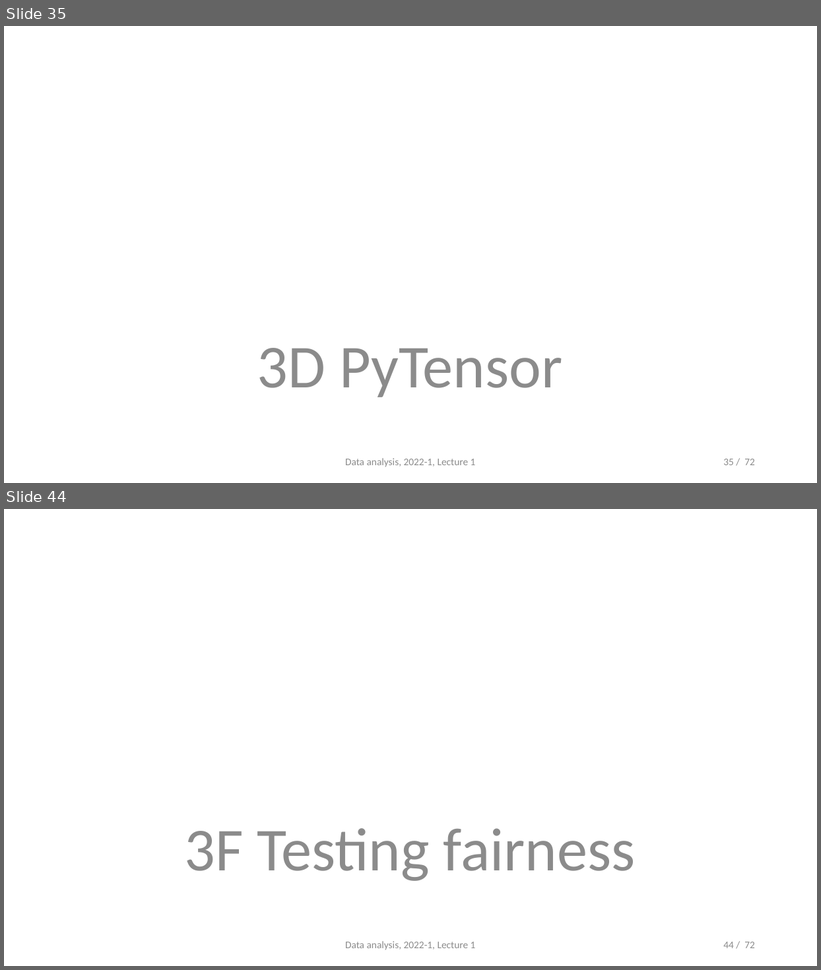
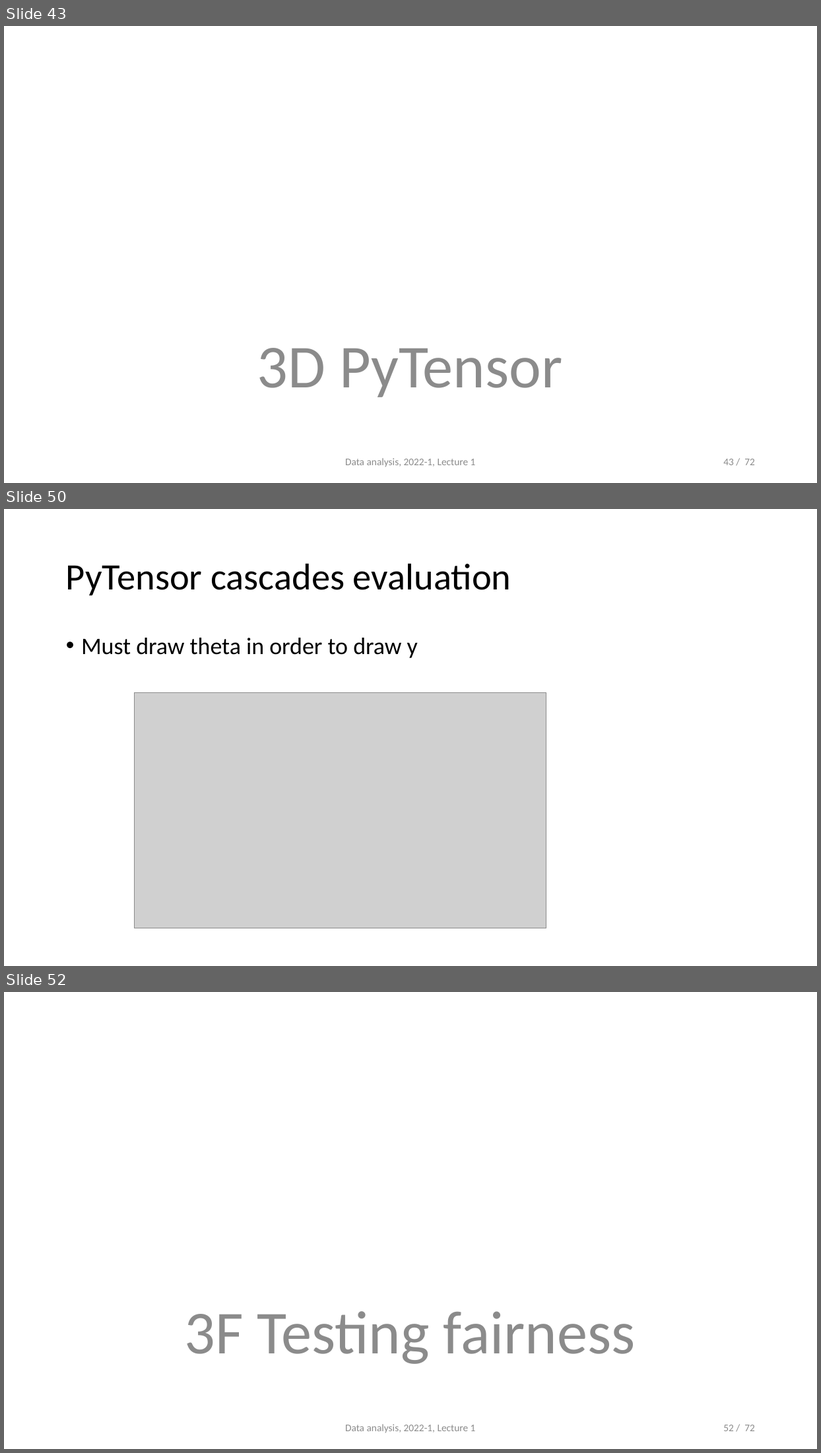
Before and after one commit to opherdonchin/StatisticalComputationAndAnalysis, a slide deck: Lectures/Lecture 3 PyMC and Sampling.pptx. Shown one above the other, each under a label of ours: slides 35 and 44 before the commit, slides 43, 50 and 52 after it; the slides between them are not shown. The pictures are 821x970 and 821x1453 pixels, drawn with LibreOffice and Linux fonts; fonts in the diff are those of the drawing; grey boxes stand for pictures. Boxes give left, top, right and bottom in pixels: in the first picture for what was removed or moved away, otherwise in the second. Text is boxed around its words. In the diff, an @@ line names an element or a change of style, - is before the commit and + after.

```diff
--- a/Lectures/Lecture 3 PyMC and Sampling.pptx
+++ b/Lectures/Lecture 3 PyMC and Sampling.pptx
@@ slide 50 added at (4,509,817,966), background #FFFFFF @@
@@ title added at (66,563,511,595), 44 pt, text #000000 @@
+PyTensor cascades evaluation
@@ text added at (81,638,418,658), 28 pt, text #000000 @@
+• Must draw theta in order to draw y
@@ picture added at (135,693,547,929) @@
@@ what was slide 35 is now slide 43 @@
@@ page number at (723,459,755,466): text changed @@
-35 / 72
+43 / 72
@@ what was slide 44 is now slide 52 @@
@@ page number at (723,1425,755,1432): text changed @@
-44 / 72
+52 / 72
```
Also in this commit, not shown: 1 slide changed, 8 other slides added, 1 slide removed, 3 other files.
